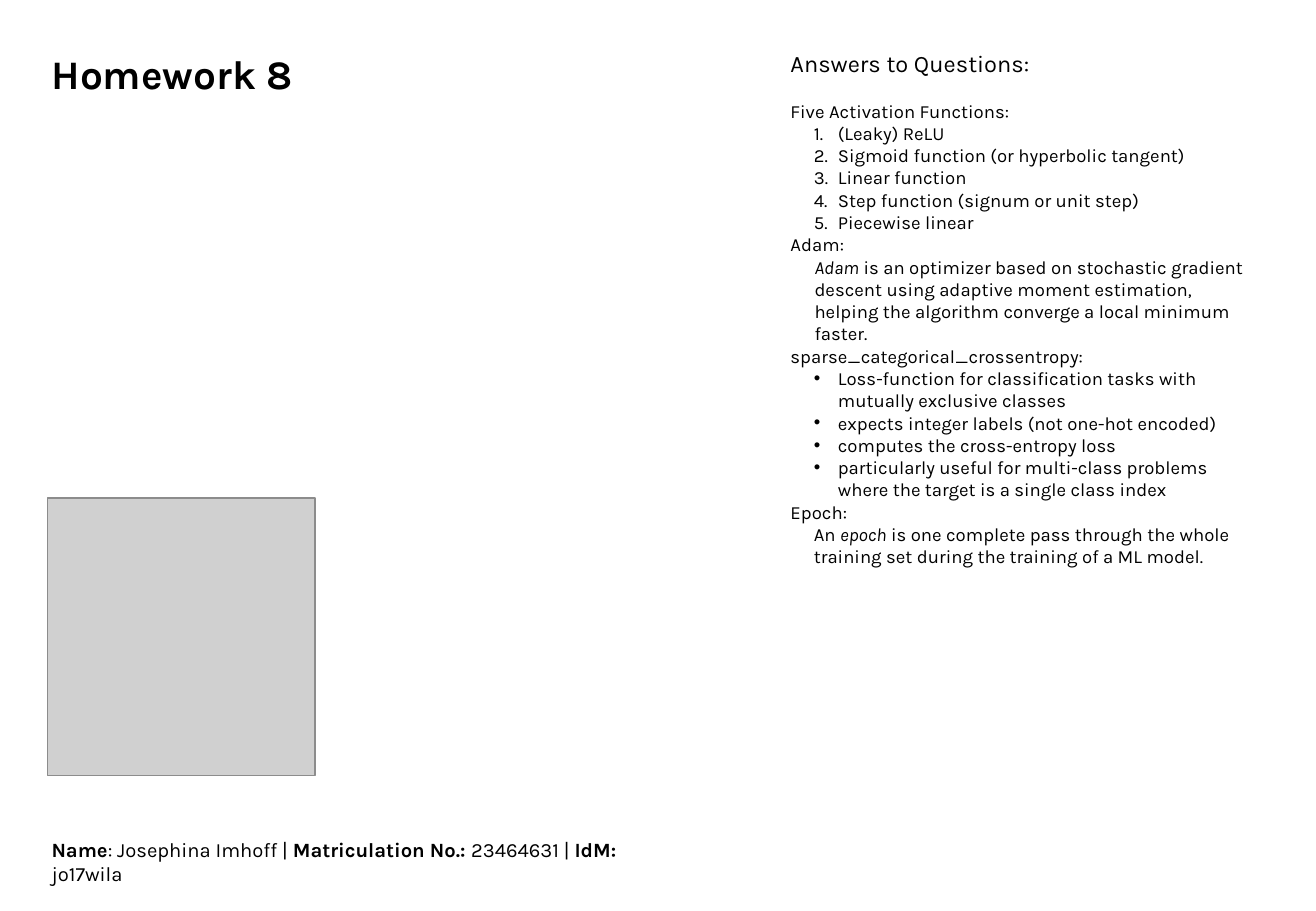
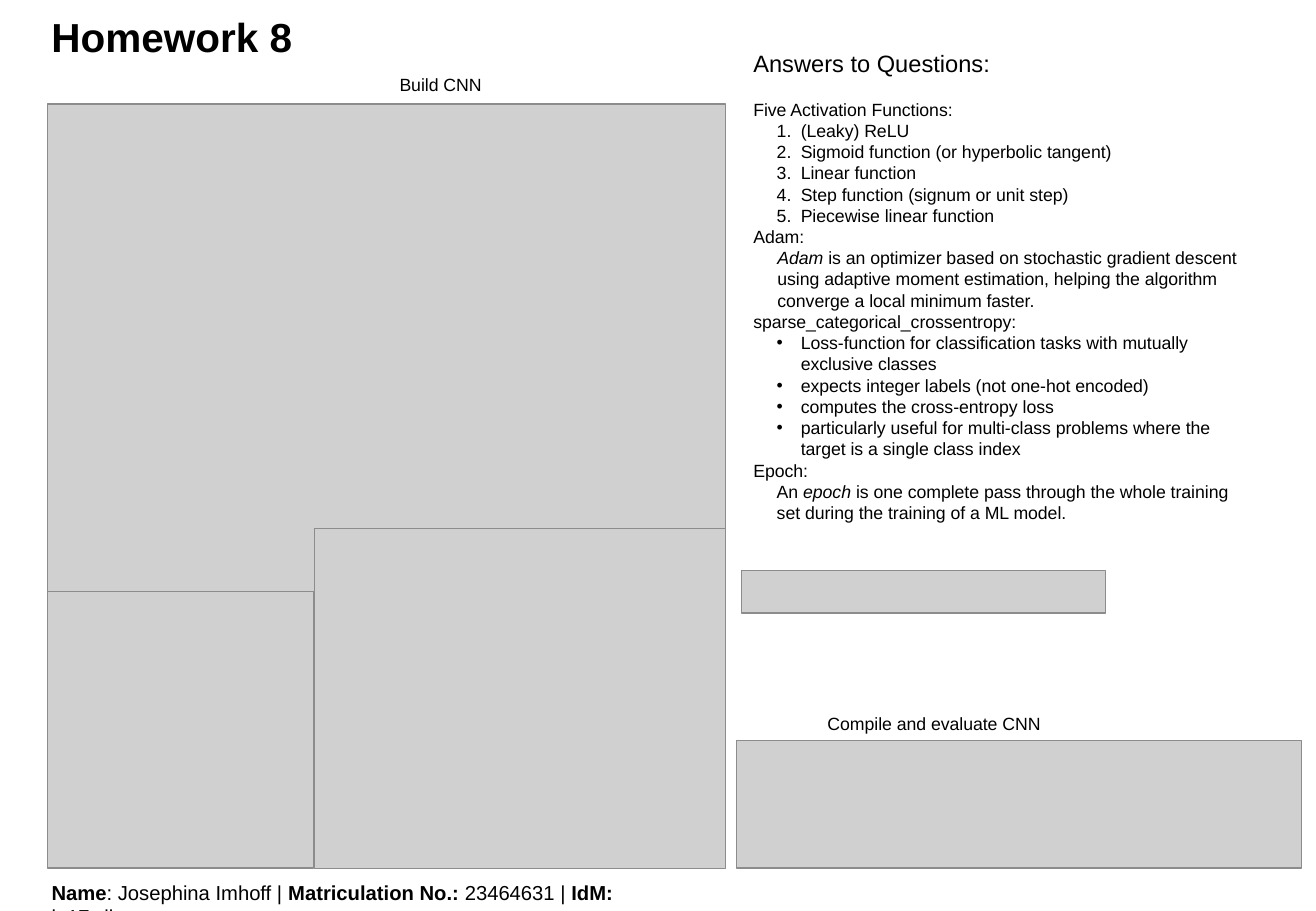
Before and after one commit to jo-phina/HW, a slide deck: slide 5 of DSSS_HW_JImhoff.pptx. Drawn at 1316x911 pixels with LibreOffice and Linux fonts; fonts in the diff are those of the drawing; grey boxes stand for pictures. Boxes give left, top, right and bottom in pixels: in the first picture for what was removed or moved away, otherwise in the second. Text is boxed around its words. In the diff, an @@ line names an element or a change of style, - is before the commit and + after.

```diff
--- a/DSSS_HW_JImhoff.pptx
+++ b/DSSS_HW_JImhoff.pptx
@@ text "Homework 8": place and size @@
-text "Homework 8" at [51, 61, 293, 90]
+text "Homework 8" at [51, 22, 293, 53]
@@ text "Homework 8" at [51, 22, 293, 53]: font Karla to Arial @@
@@ text "Answers to Questions:": place and size @@
-text "Answers to Questions:" at [790, 55, 1243, 568]
+text "Answers to Questions:" at [753, 55, 1237, 523]
@@ text at [753, 55, 1237, 523]: font Karla to Arial, size 11 to 10.5 pt @@
@@ text added at [400, 78, 481, 91], 10.5 pt, text #000000 @@
+Build CNN
@@ picture added at [47, 105, 725, 592] @@
@@ text at [801, 209, 995, 222]: text changed; size 11 to 10.5 pt; font Karla to Arial @@
-5. Piecewise linear
+5. Piecewise linear function
@@ picture added at [315, 529, 727, 868] @@
@@ picture: place and size @@
-picture at [47, 498, 315, 776]
+picture at [47, 592, 314, 869]
@@ picture added at [741, 571, 1106, 614] @@
@@ text added at [827, 717, 1040, 734], 10.5 pt, text #000000 @@
+Compile and evaluate CNN
@@ picture added at [736, 740, 1303, 868] @@
@@ text "Name: Josephina Imhoff | Matriculation ..." at [52, 885, 612, 905]: font Karla to Arial @@
@@ text "Name: Josephina Imhoff | Matriculation ...": place and size @@
-text "Name: Josephina Imhoff | Matriculation ..." at [52, 842, 617, 886]
+text "Name: Josephina Imhoff | Matriculation ..." at [52, 885, 612, 905]
```
Also in this commit, not shown: 5 other files.
